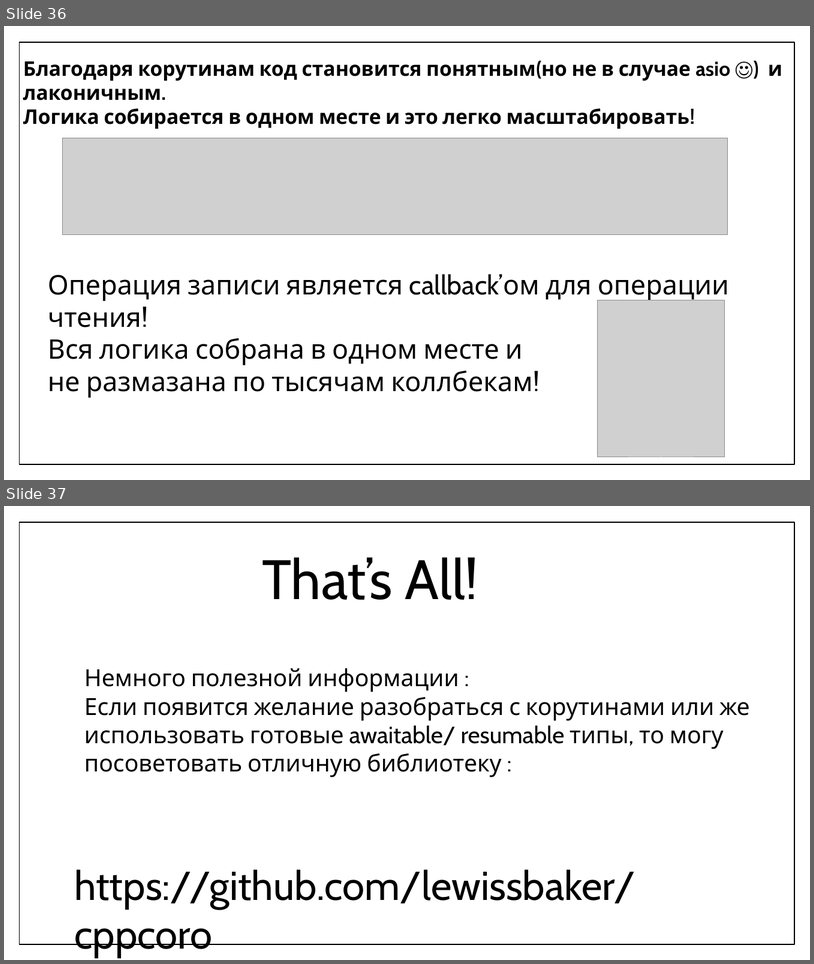
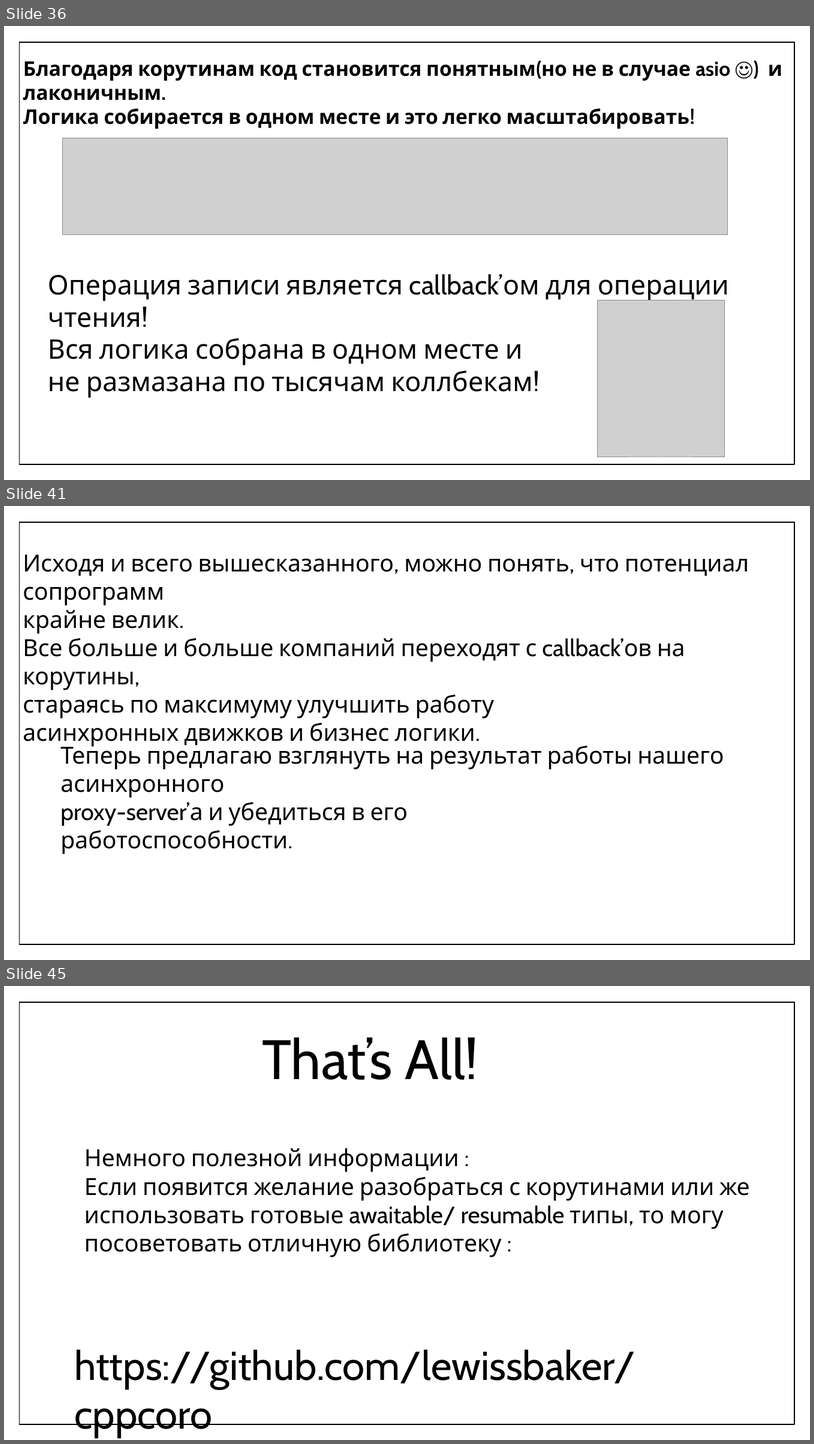
Before and after one commit to f0rmul/presentations, a slide deck: coro_present/coro.pptx. Shown one above the other, each under a label of ours: slides 36 and 37 before the commit, slides 36, 41 and 45 after it; the slides between them are not shown. The pictures are 814x964 and 814x1444 pixels, drawn with LibreOffice and Linux fonts; fonts in the diff are those of the drawing; grey boxes stand for pictures. Boxes give left, top, right and bottom in pixels: in the first picture for what was removed or moved away, otherwise in the second. Text is boxed around its words. In the diff, an @@ line names an element or a change of style, - is before the commit and + after.

```diff
--- a/coro_present/coro.pptx
+++ b/coro_present/coro.pptx
@@ slide 41 added at <box>4,506,810,960</box>, background #FFFFFF; not listed: 1 template element that a slide beside it also shows @@
@@ text added at <box>23,555,750,747</box>, 28 pt, text #000000 @@
+Исходя и всего вышесказанного, можно понять, что потенциал сопрограмм
+крайне велик.
+Все больше и больше компаний переходят с callback’ов на корутины,
+стараясь по максимуму улучшить работу
+асинхронных движков и бизнес логики.
@@ text added at <box>60,742,724,826</box>, 28 pt, text #000000 @@
+Теперь предлагаю взглянуть на результат работы нашего асинхронного
+proxy-server’а и убедиться в его
+работоспособности.
@@ what was slide 37 is now slide 45 @@
```
Also in this commit, not shown: 7 other slides added, 2 other files.
